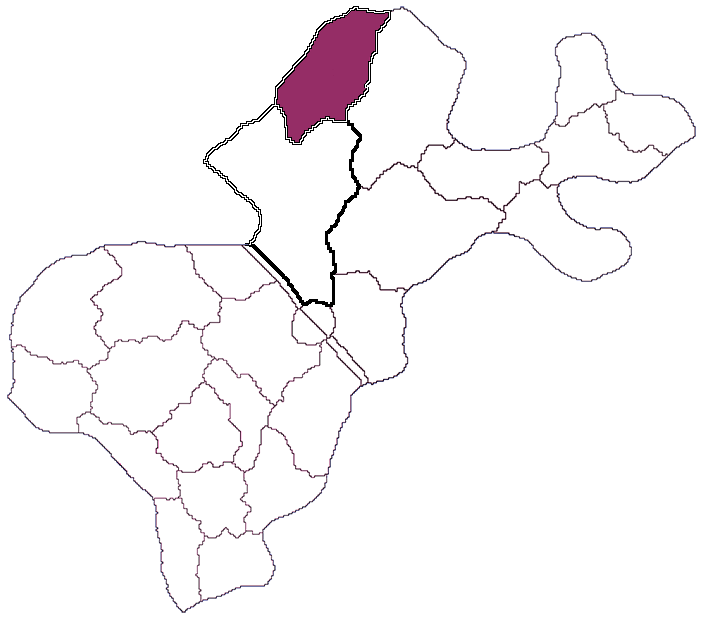
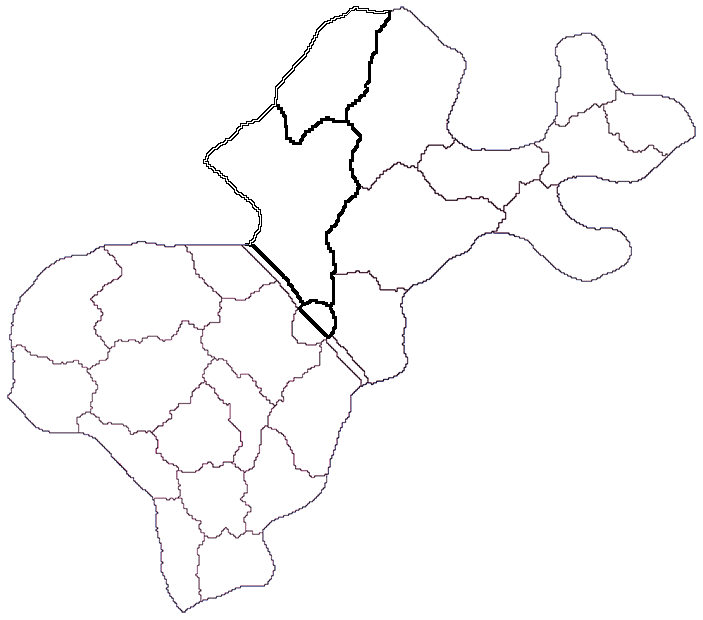
The second 703 × 620 image is a revision of the first. Changes to its layers:
hid "284 light" over bbox(276, 10, 390, 144)
hid "284" over bbox(277, 10, 388, 142)
painted on "背景" over bbox(298, 305, 337, 339)
